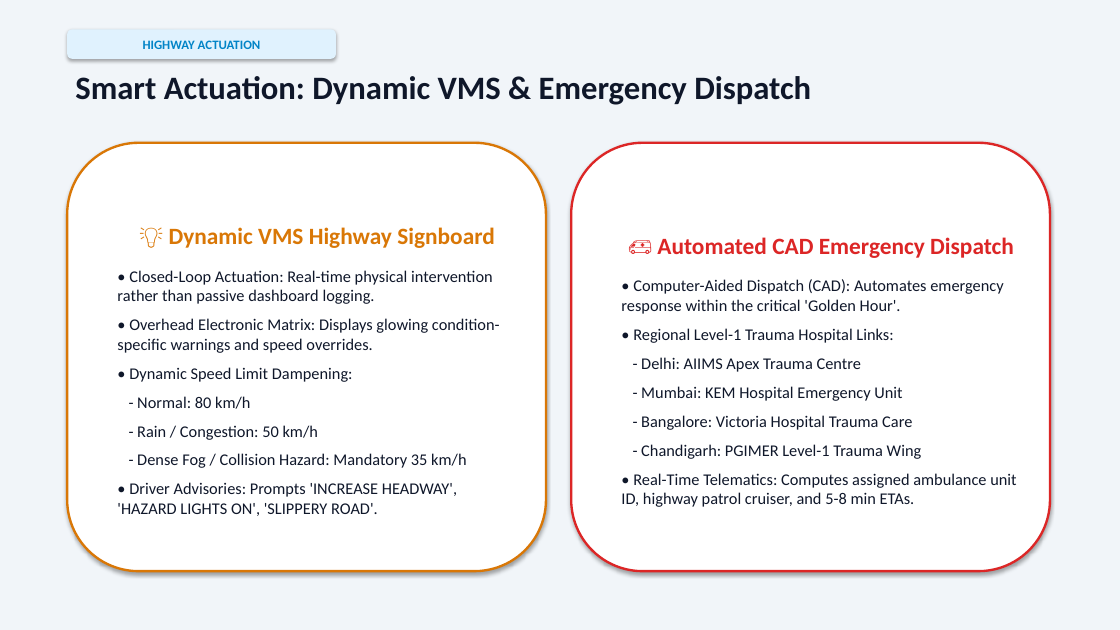
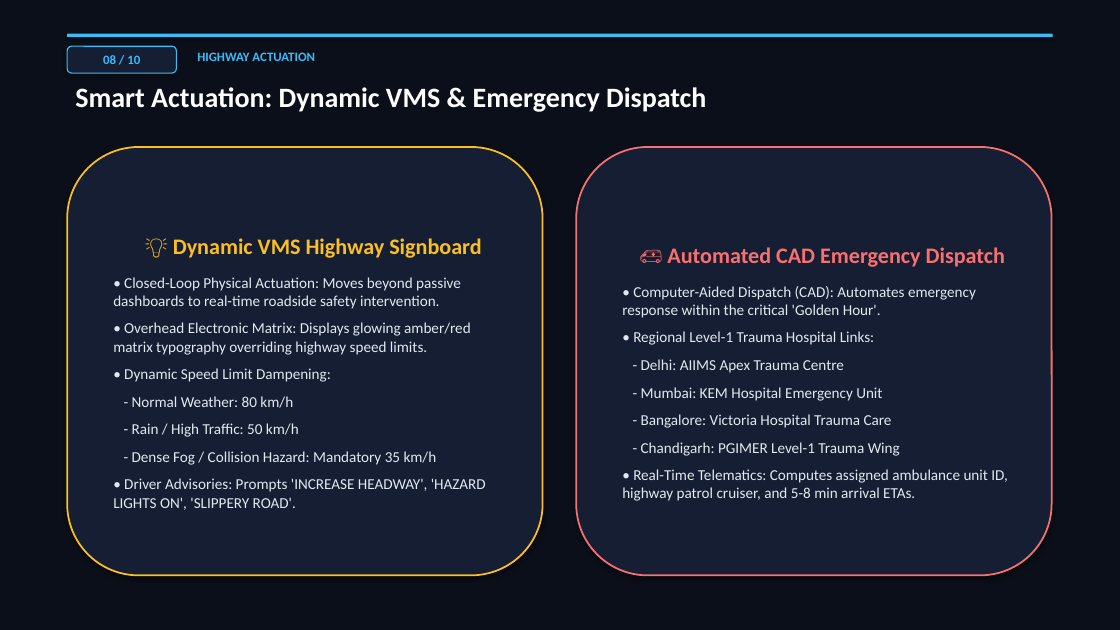
Before and after one commit to igris-bit/Road-Accident-Pattern-Analysis, a slide deck: slide 8 of docs/presentation/Road_Accident_Pattern_Analysis_Presentation.pptx. Drawn at 1120x630 pixels with LibreOffice and Linux fonts; fonts in the diff are those of the drawing. Boxes give left, top, right and bottom in pixels: in the first picture for what was removed or moved away, otherwise in the second. Text is boxed around its words. In the diff, an @@ line names an element or a change of style, - is before the commit and + after.

Commit message:
Redesign PPTX with modern deep obsidian tech theme, strict mathematical alignment, and high-visibility typography

```diff
--- a/docs/presentation/Road_Accident_Pattern_Analysis_Presentation.pptx
+++ b/docs/presentation/Road_Accident_Pattern_Analysis_Presentation.pptx
@@ rectangle at (x1=0, y1=0, x2=1120, y2=630): fill #F1F5F9 to #0B0F19 @@
@@ rectangle added at (x1=67, y1=34, x2=1053, y2=37), fill #38BDF8 @@
@@ rounded rectangle added at (x1=67, y1=46, x2=176, y2=73), fill #151E32, outline #38BDF8 1 pt, 11 pt, text #38BDF8, bold @@
+08 / 10
@@ text "HIGHWAY ACTUATION" moved from (x1=67, y1=29, x2=336, y2=59) to (x1=197, y1=52, x2=315, y2=61) @@
@@ text "HIGHWAY ACTUATION" at (x1=197, y1=52, x2=315, y2=61): text colour #0284C7 to #38BDF8; alignment centre to left; vertical alignment middle to top; fill #E0F2FE to none; shadow off @@
@@ text "Smart Actuation: Dynamic VMS & ..." moved from (x1=75, y1=76, x2=811, y2=105) to (x1=75, y1=87, x2=706, y2=112) @@
@@ text "Smart Actuation: Dynamic VMS & ..." at (x1=75, y1=87, x2=706, y2=112): size 28 to 24 pt, text colour #0F172A to #FFFFFF @@
@@ rounded rectangle "💡 Dynamic VMS Highway Signboard" moved from (x1=67, y1=143, x2=546, y2=571) to (x1=67, y1=147, x2=543, y2=576) @@
@@ rounded rectangle "💡 Dynamic VMS Highway Signboard" at (x1=67, y1=147, x2=543, y2=576): fill #FFFFFF to #151E32; outline #D97706 2 pt to #FBBF24 1.5 pt @@
@@ rounded rectangle "🚑 Automated CAD Emergency Dispatch" moved from (x1=571, y1=143, x2=1050, y2=571) to (x1=576, y1=147, x2=1052, y2=576) @@
@@ rounded rectangle "🚑 Automated CAD Emergency Dispatch" at (x1=576, y1=147, x2=1052, y2=576): fill #FFFFFF to #151E32; outline #DC2626 2 pt to #F87171 1.5 pt @@
@@ text in rounded rectangle at (x1=113, y1=238, x2=486, y2=510): size 20 to 19 pt, text colour #D97706 to #FBBF24 in "💡 Dynamic VMS Highway Signboard"; size 14 to 13 pt, text colour #0F172A to #E2E8F0 in "• Dynamic Speed Limit Dampening:", "- Dense Fog / Collision Hazard: Mandatory ...", "• Driver Advisories: Prompts 'INCREASE HEADWAY', 'HAZARD ..."; less space between paragraphs @@
@@ text in rounded rectangle at (x1=622, y1=247, x2=1005, y2=456): size 20 to 19 pt, text colour #DC2626 to #F87171 in "🚑 Automated CAD Emergency Dispatch"; size 14 to 13 pt, text colour #0F172A to #E2E8F0 in "• Computer-Aided Dispatch (CAD): Automates emergency respons ...", "• Regional Level-1 Trauma Hospital Links:", "- Delhi: AIIMS Apex Trauma Centre", "- Mumbai: KEM Hospital Emergency Unit" and 2 more places; less space between paragraphs @@
@@ text in rounded rectangle at (x1=113, y1=277, x2=471, y2=355): text changed; size 14 to 13 pt; text colour #0F172A to #E2E8F0 @@
-• Closed-Loop Actuation: Real-time physical intervention rather than passive dashboard logging.
-• Overhead Electronic Matrix: Displays glowing condition-specific warnings and speed overrides.
+• Closed-Loop Physical Actuation: Moves beyond passive dashboards to real-time roadside safety intervention.
+• Overhead Electronic Matrix: Displays glowing amber/red matrix typography overriding highway speed limits.
@@ text in rounded rectangle at (x1=132, y1=396, x2=299, y2=437): text changed; size 14 to 13 pt; text colour #0F172A to #E2E8F0 @@
-- Normal: 80 km/h
-- Rain / Congestion: 50 km/h
+- Normal Weather: 80 km/h
+- Rain / High Traffic: 50 km/h
@@ text in rounded rectangle at (x1=622, y1=469, x2=1008, y2=501): text changed; size 14 to 13 pt; text colour #0F172A to #E2E8F0 @@
-• Real-Time Telematics: Computes assigned ambulance unit ID, highway patrol cruiser, and 5-8 min ETAs.
+• Real-Time Telematics: Computes assigned ambulance unit ID, highway patrol cruiser, and 5-8 min arrival ETAs.
```
Also in this commit, not shown: 9 other slides changed.
